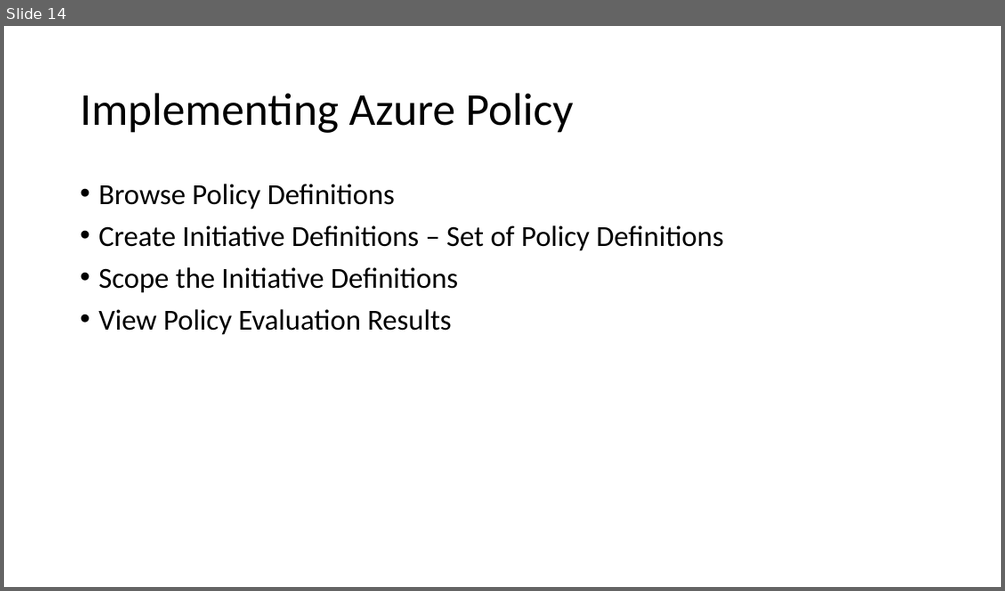
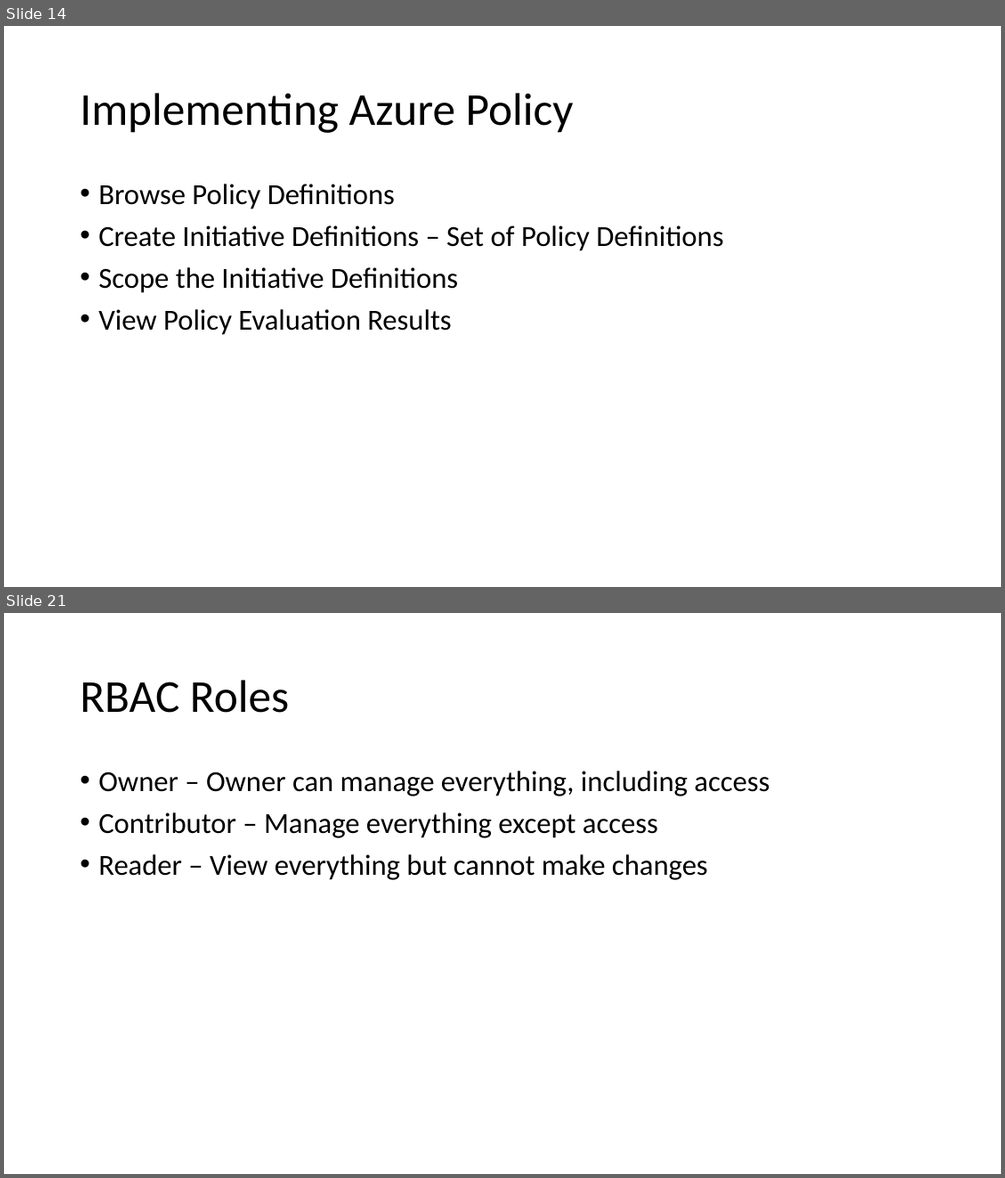
Before and after one commit to adnane-habib/11Feb-AZ104, a slide deck: Governance and Compliance.pptx. Shown one above the other, each under a label of ours: slide 14 before the commit, slides 14 and 21 after it; the slides between them are not shown. The pictures are 1005x591 and 1005x1178 pixels, drawn with LibreOffice and Linux fonts; fonts in the diff are those of the drawing. Boxes give left, top, right and bottom in pixels: in the first picture for what was removed or moved away, otherwise in the second. Text is boxed around its words. In the diff, an @@ line names an element or a change of style, - is before the commit and + after.

```diff
--- a/Governance and Compliance.pptx
+++ b/Governance and Compliance.pptx
@@ slide 21 added at box(4, 613, 1001, 1174), background #FFFFFF @@
@@ title added at box(80, 680, 289, 713), 44 pt, text #000000 @@
+RBAC Roles
@@ text added at box(98, 771, 769, 880), 28 pt, text #000000 @@
+• Owner – Owner can manage everything, including access
+• Contributor – Manage everything except access
+• Reader – View everything but cannot make changes
```
Also in this commit, not shown: 7 other slides added.
